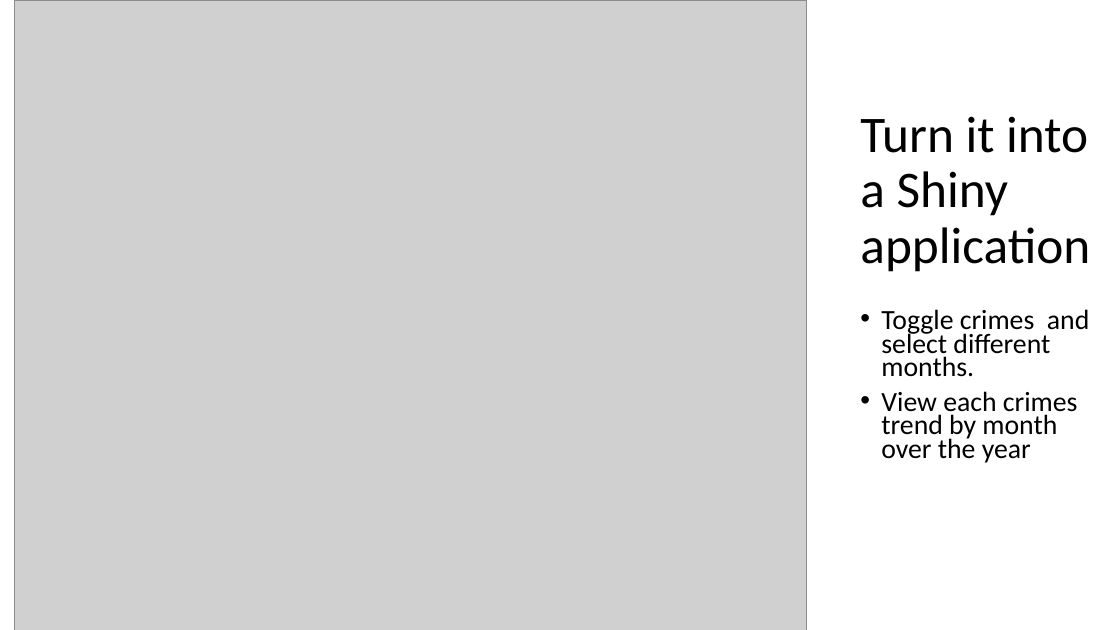
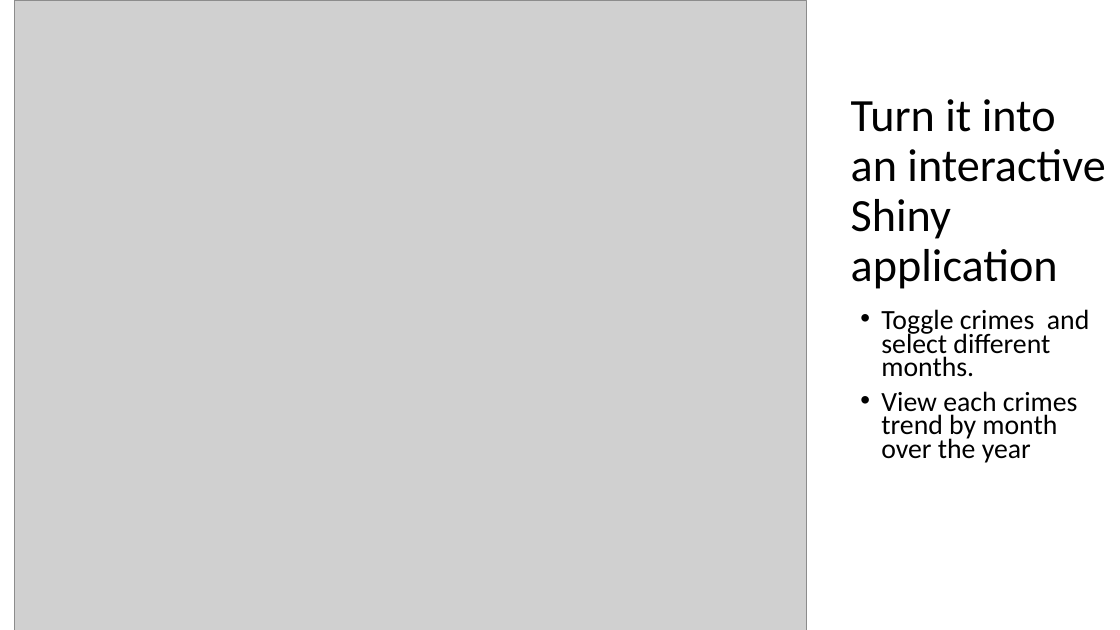
Before and after one commit to dmorison/GIS-in-R-spatial-crime-data-analysis, a slide deck: slide 7 of Mapping London’s crime with R.pptx (slide 5 before the commit). Drawn at 1120x630 pixels with LibreOffice and Linux fonts; fonts in the diff are those of the drawing; grey boxes stand for pictures. Boxes give left, top, right and bottom in pixels: in the first picture for what was removed or moved away, otherwise in the second. Text is boxed around its words. In the diff, an @@ line names an element or a change of style, - is before the commit and + after.

```diff
--- a/Mapping London’s crime with R.pptx
+++ b/Mapping London’s crime with R.pptx
@@ title at (x1=851, y1=99, x2=1105, y2=289): text changed; size 44 to 39.6 pt @@
-Turn it into a Shiny application
+Turn it into an interactive Shiny application
```
Also in this commit, not shown: 4 other slides changed, 9 slides added.
